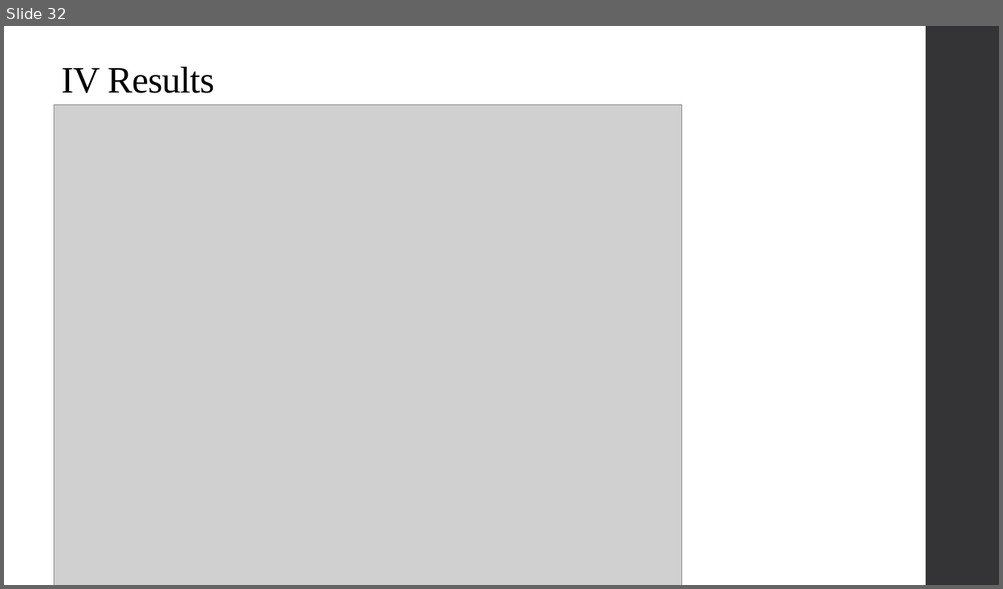
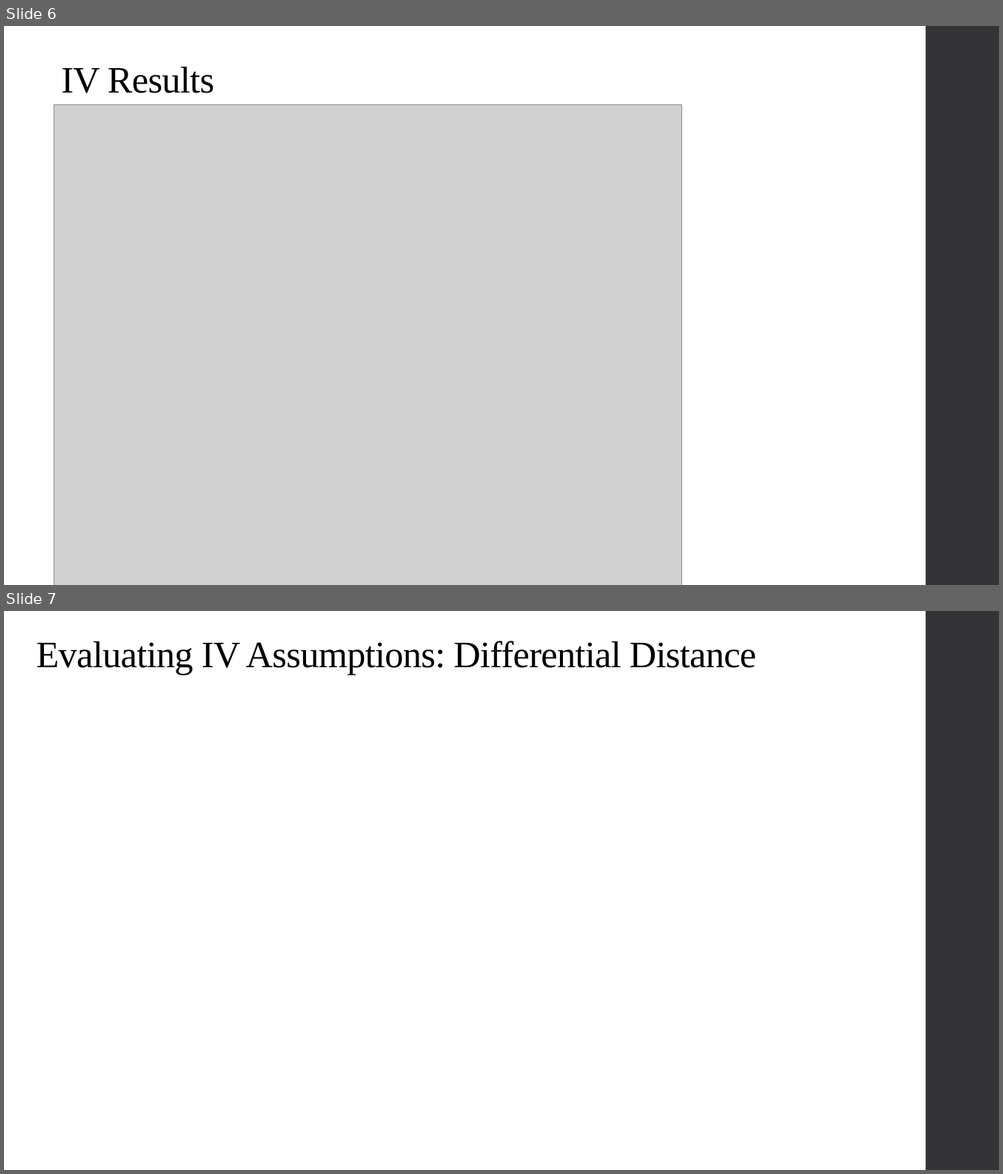
Before and after one commit to alex-hoagland/HAD5744, a slide deck: Lecture08_IV2/Lecture08_IVEstimation2.pptx. Shown one above the other, each under a label of ours: slide 32 before the commit, slides 6 and 7 after it. The pictures are 1003x589 and 1003x1174 pixels, drawn with LibreOffice and Linux fonts; fonts in the diff are those of the drawing; grey boxes stand for pictures. Boxes give left, top, right and bottom in pixels: in the first picture for what was removed or moved away, otherwise in the second. Text is boxed around its words. In the diff, an @@ line names an element or a change of style, - is before the commit and + after.

```diff
--- a/Lecture08_IV2/Lecture08_IVEstimation2.pptx
+++ b/Lecture08_IV2/Lecture08_IVEstimation2.pptx
@@ slide 7 added at [4,611,999,1170], background #FFFFFF; not listed: 1 template element that a slide beside it also shows @@
@@ title added at [37,641,756,675], 36 pt, text #000000 @@
+Evaluating IV Assumptions: Differential Distance
@@ what was slide 32 is now slide 6 @@
```
Also in this commit, not shown: 9 slides changed, 21 other slides added, 3 slides removed, 5 other files.
